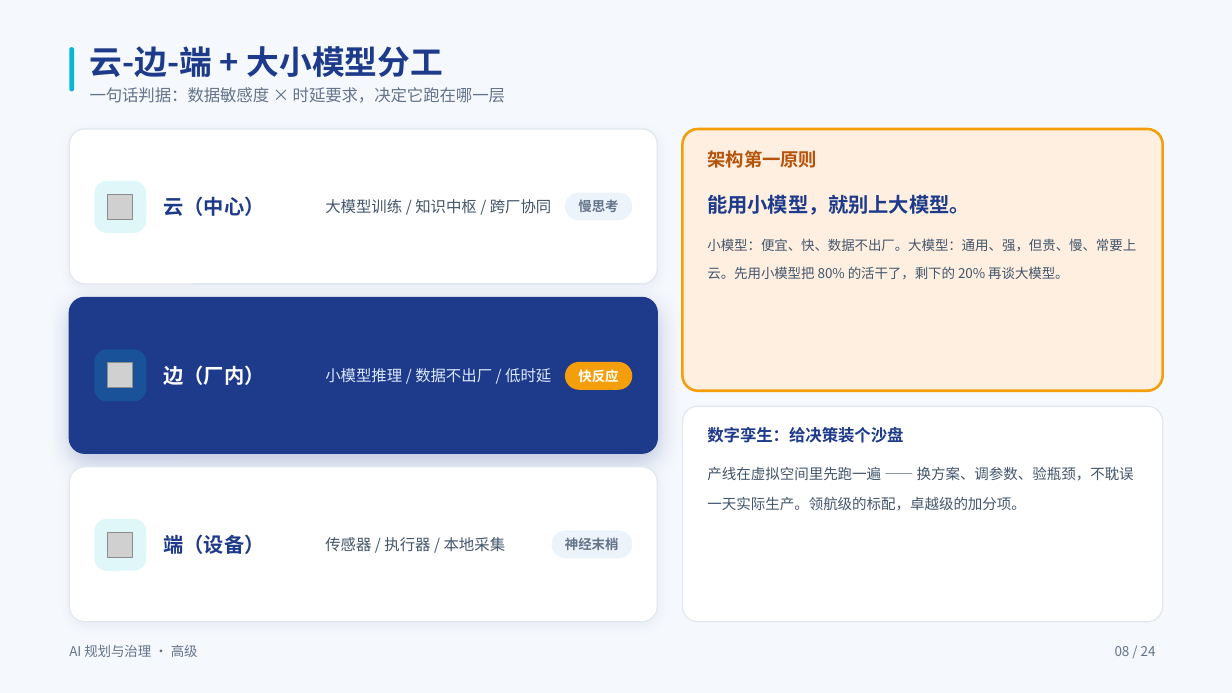
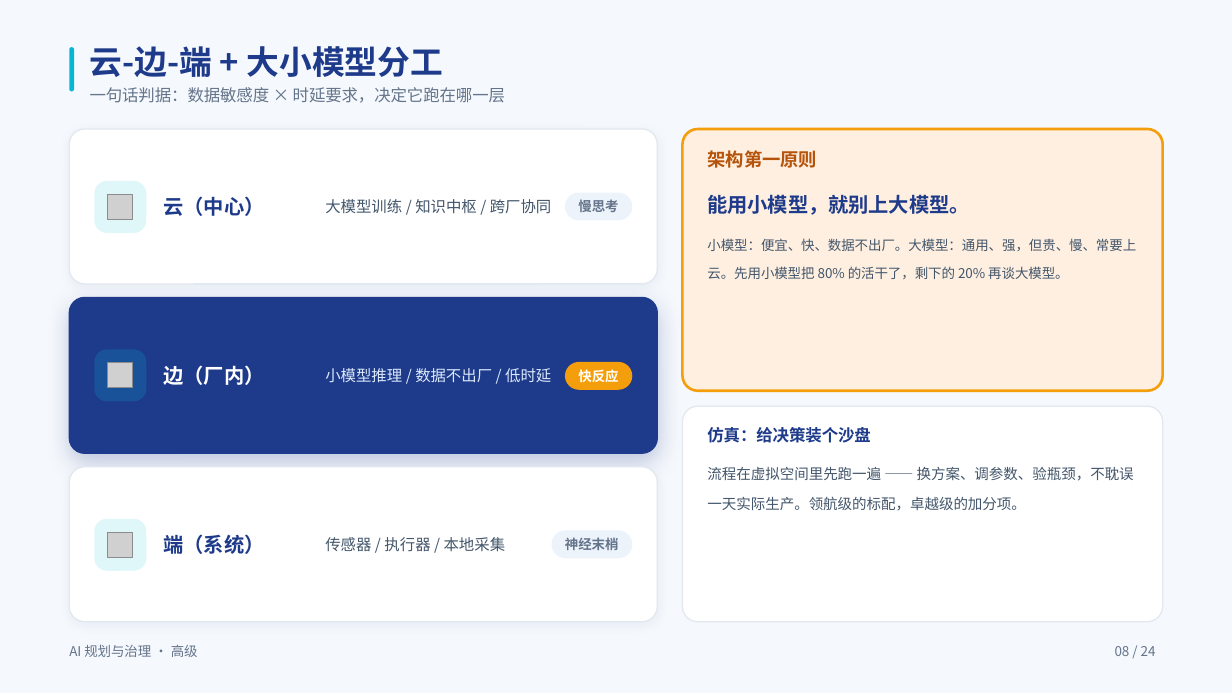
Before and after one commit to swift3000/qiyepinpeixun, a slide deck: slide 8 of 企业AI培训_交付包/高级课程_完整交付包/03_PPT课件/高级_规划层_PPT.pptx. Drawn at 1232x693 pixels with LibreOffice and Linux fonts; fonts in the diff are those of the drawing; grey boxes stand for pictures. Boxes give left, top, right and bottom in pixels: in the first picture for what was removed or moved away, otherwise in the second. Text is boxed around its words. In the diff, an @@ line names an element or a change of style, - is before the commit and + after.

```diff
--- a/企业AI培训_交付包/高级课程_完整交付包/03_PPT课件/高级_规划层_PPT.pptx
+++ b/企业AI培训_交付包/高级课程_完整交付包/03_PPT课件/高级_规划层_PPT.pptx
@@ text at [707,427,870,443]: text changed @@
-数字孪生：给决策装个沙盘
+仿真：给决策装个沙盘
@@ text at [707,467,1134,510]: text changed @@
-产线在虚拟空间里先跑一遍 —— 换方案、调参数、验瓶颈，不耽误一天实际生产。领航级的标配，卓越级的加分项。
+流程在虚拟空间里先跑一遍 —— 换方案、调参数、验瓶颈，不耽误一天实际生产。领航级的标配，卓越级的加分项。
@@ text at [164,534,265,554]: text changed @@
-端（设备）
+端（系统）
```
Also in this commit, not shown: 16 other slides changed.
